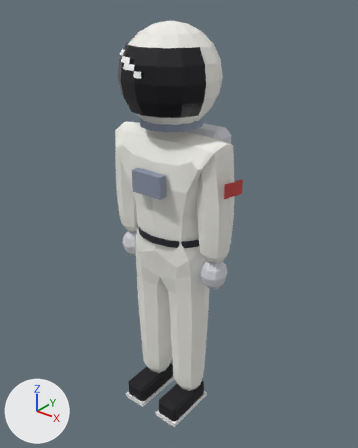
Two versions of the glTF model public/models/lou-gnar.glb, one commit apart.
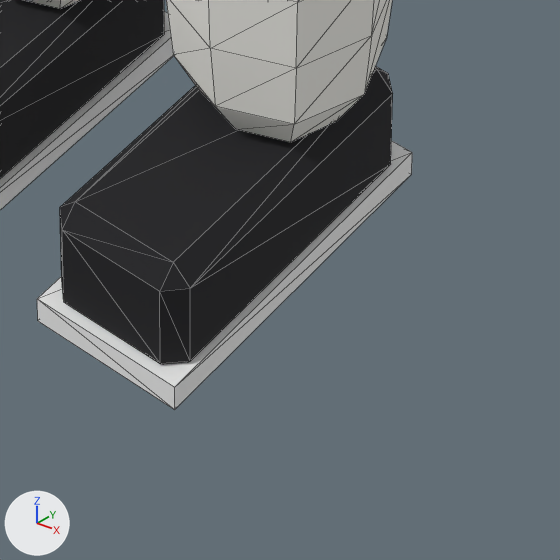
There are two pictures of each version: one whole from a 50 mm camera at (1.356, -1.641, 2.058) aimed at (0.009, 0.043, 1.014), one close up on the part from 42% to 63% of the width and 83% to 100% of the height. The axes (+X, +Y, +Z) are drawn at lower left. The lights are the same throughout. The older version's two pictures come first. The close-ups show mesh edges as thin lines. Vertices at exactly the same position are counted once.

The first close-up shows 'LouGnar'.
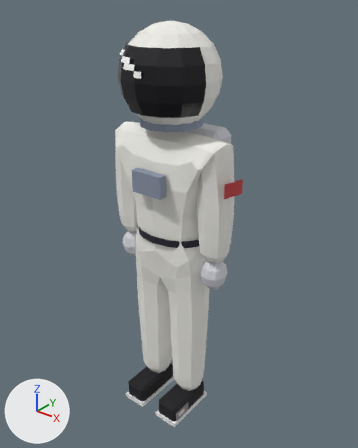
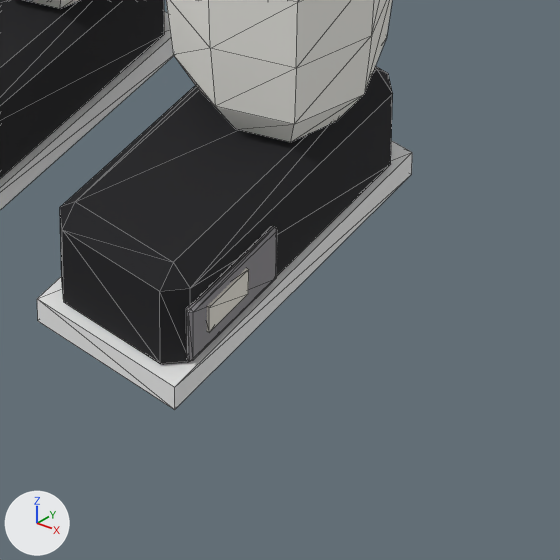
Changed parts and their boxes [x1, y1, x2, y2] in the close-ups (560 x 560 px):
part 1 of me_lougnar, added
    after: [186, 226, 277, 361]
part 2 of me_lougnar, added
    after: [207, 268, 249, 332]

The change, as a list of edits to the scene's bpy script:
```text
Add mat_wearhole:
    mat_wearhole = principled_material('WearHole')
    mat_wearhole.base_color = (0.807, 0.776, 0.701)  # white #e8e4da
    mat_wearhole.roughness = 0.9
Add mat_wearscuff:
    mat_wearscuff = principled_material('WearScuff')
    mat_wearscuff.base_color = (0.27, 0.262, 0.279)  # grey #8e8c90
    mat_wearscuff.roughness = 0.9
Change me_lougnar:
    used by ob_lougnar; location = (0.0, 0.0, 0.0)
    remove me_lougnar.from_pydata(...)  # 832 vertices, 1518 faces; spans x -0.33..0.36, y -0.22..0.25, z -0.02..1.93
    add me_lougnar.from_pydata(...)  # 864 vertices, 1574 faces; spans x -0.33..0.36, y -0.22..0.25, z -0.02..1.93
    me_lougnar part 1: the loose piece of 24 vertices spanning x 0.05..0.17, y -0.2..0.08, z -0.01..0.1 is copied, and the copy is scaled about its middle by (0.0353, 0.389, 0.578), then moved by (0.06, -0.08, 0.0), in mat_wearscuff (grey #8e8c90); it spans x 0.17..0.18, y -0.19..-0.09, z 0.02..0.07
    me_lougnar part 2: a new loose piece, a box spanning x 0.169..0.177, y -0.1675..-0.1225, z 0.032..0.056, in mat_wearhole (white #e8e4da)
    add me_lougnar.materials.append(mat_wearscuff)  # grey #8e8c90
    add me_lougnar.materials.append(mat_wearhole)  # white #e8e4da
```
